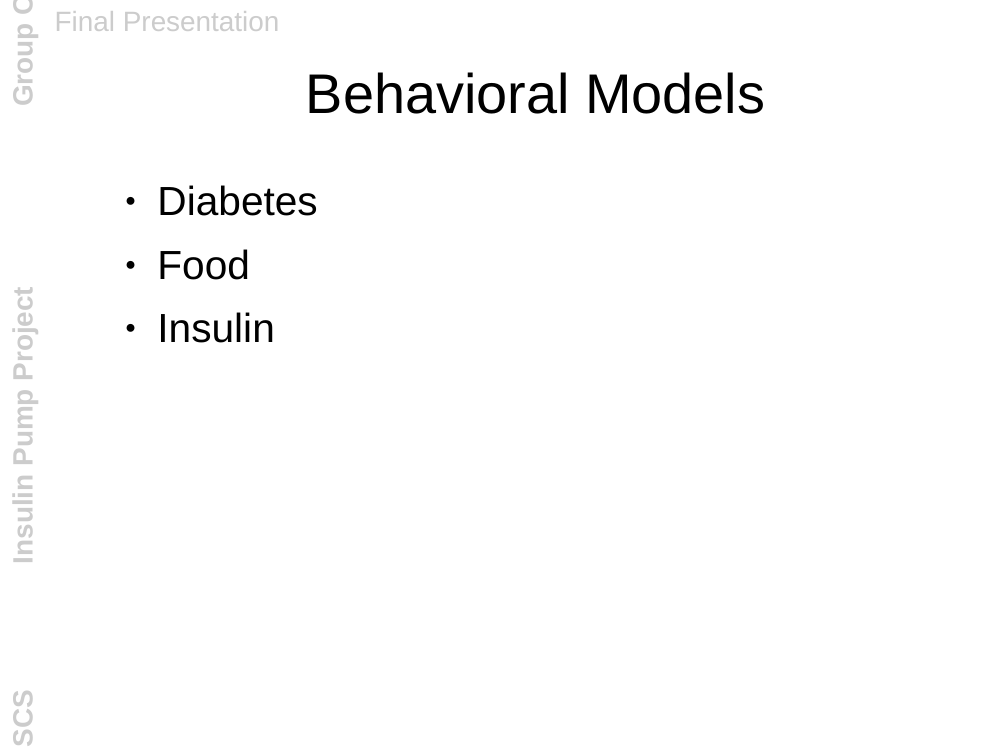
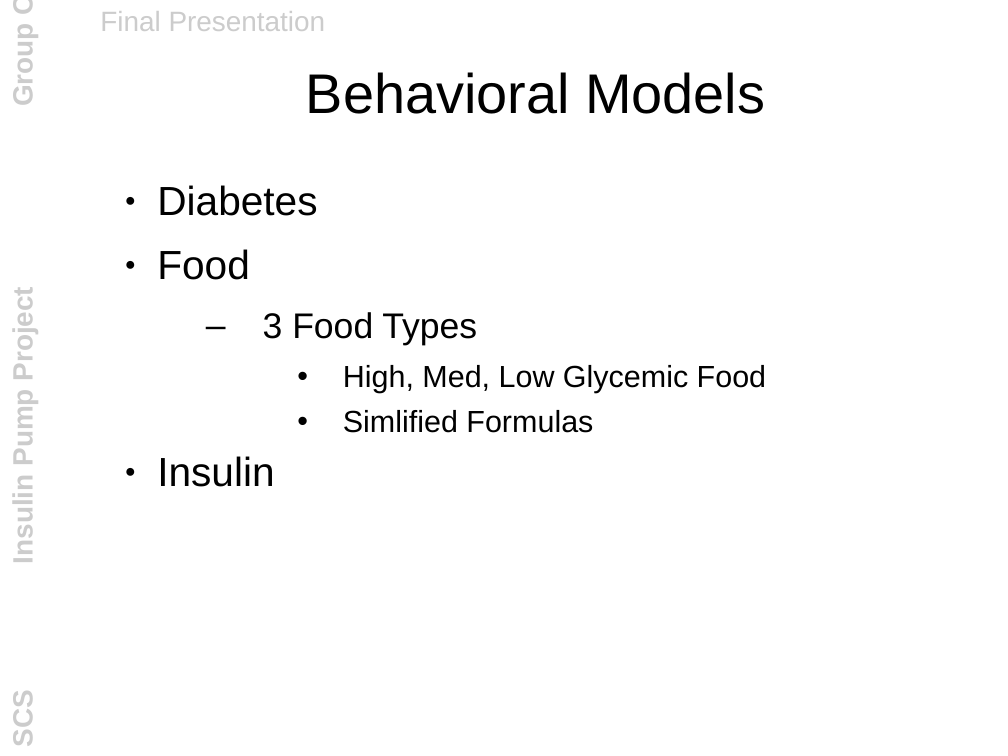
Before and after one commit to lan666asr9tt5n/mrsunjava6, a slide deck: slide 5 of documentation/other_files/final_presentation.ppt. Drawn at 1008x756 pixels with LibreOffice and Linux fonts; fonts in the diff are those of the drawing; background and template pictures are left out. Boxes give left, top, right and bottom in pixels: in the first picture for what was removed or moved away, otherwise in the second. Text is boxed around its words. In the diff, an @@ line names an element or a change of style, - is before the commit and + after.

```diff
--- a/documentation/other_files/final_presentation.ppt
+++ b/documentation/other_files/final_presentation.ppt
@@ text "Final Presentation": place and size @@
-text "Final Presentation" at <box>55,11,280,31</box>
+text "Final Presentation" at <box>100,11,326,31</box>
@@ text at <box>263,312,766,433</box>: paragraphs added @@
+  – 3 Food Types
+    • High, Med, Low Glycemic Food
+    • Simlified Formulas
```
Also in this commit, not shown: 8 other slides changed, 1 slide added, 1 other file.
